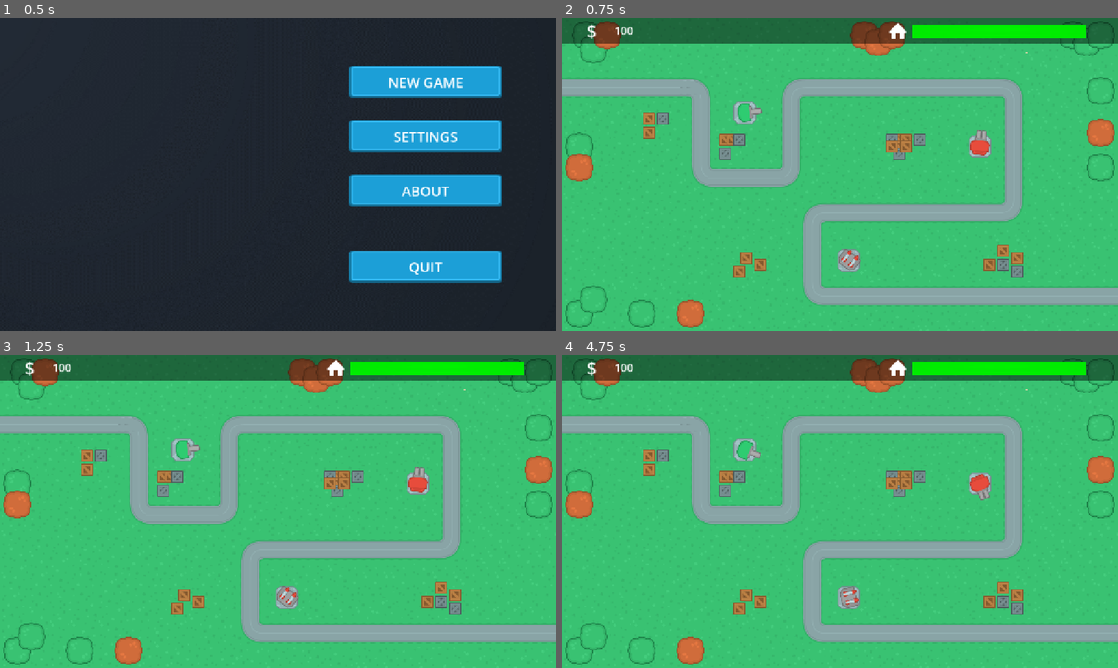
Above: before the commit, frames 1-4 (two rows, left to right).
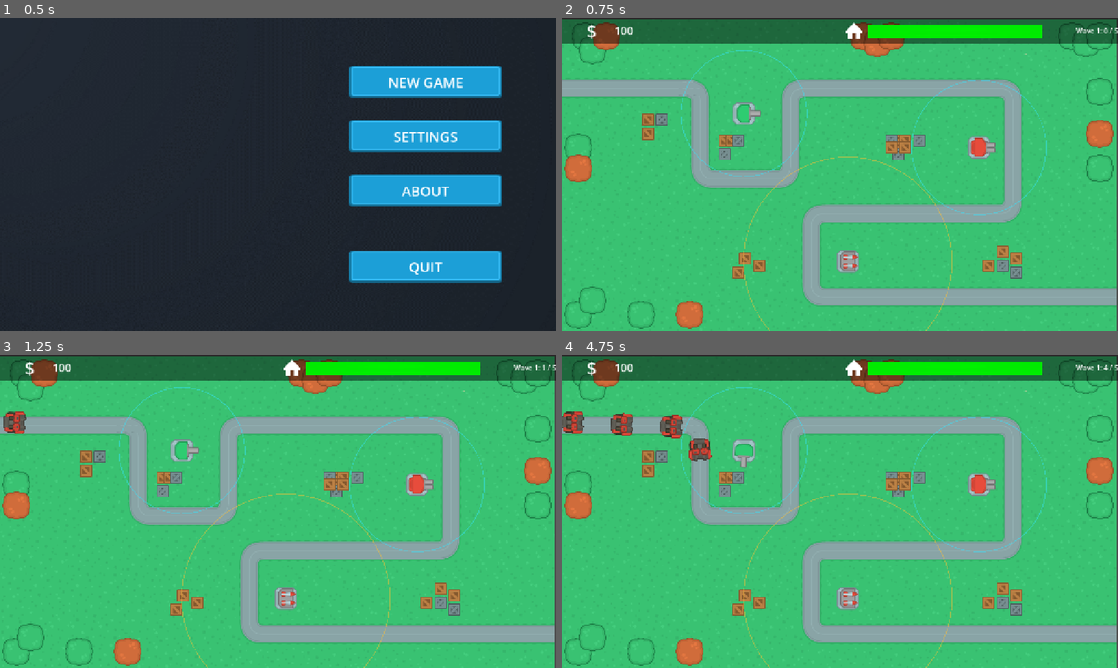
Above: after the commit, the same moments.

Repository: tophr11/Tiny-Treads
Game: Godot game, scene res://scene_handler.tscn
Same seed, same stepped clock (60 frames per second), same inputs: the game is played once before the commit and once after it.
Inputs (mouse positions are in pixels of both pictures, inside the frame that each line leads up to):
- Up to frame 1 (0.5 s): no input
- Up to frame 2 (0.75 s): click "NEW GAME" at 0.5 s
- Up to frame 3 (1.25 s): no input
- Up to frame 4 (4.75 s): move the mouse to (962, 495) at 1.27 s; move the mouse to (728, 527) at 2.02 s; move the mouse to (895, 442) at 2.77 s; move the mouse to (812, 574) at 3.52 s; move the mouse to (1006, 558) at 4.27 s

Frame 1 is identical in both runs. In frame 2, 6.0% of the frame differs, in the area x 0-100%, y 0-100%; in frame 3, 6.2%; in frame 4, 7.0%.

Commit message:
all done

Diff:
--- /dev/null
+++ b/EnemyTank.gd
@@ -0,0 +1,54 @@
+extends Node2D
+
+@export var speed: float = 95.0
+@export var max_hp: float = 150.0
+
+var hp: float = 150.0
+var waypoints: Array[Vector2] = []
+var current_index: int = 0
+var moving: bool = false
+
+func _ready() -> void:
+	hp = max_hp
+
+func start_path(points: Array[Vector2]) -> void:
+	waypoints = points.duplicate()
+	current_index = 0
+	if waypoints.size() > 0:
+		global_position = waypoints[0]
+		current_index = 1
+		moving = current_index < waypoints.size()
+		if moving:
+			_face_point(waypoints[current_index])
+
+func _process(delta: float) -> void:
+	if not moving or current_index >= waypoints.size():
+		return
+
+	var target_pos: Vector2 = waypoints[current_index]
+	var to_target: Vector2 = target_pos - global_position
+	var step: float = speed * delta
+
+	if to_target.length() <= step:
+		global_position = target_pos
+		current_index += 1
+		if current_index >= waypoints.size():
+			moving = false
+			queue_free()
+		else:
+			_face_point(waypoints[current_index])
+	else:
+		var dir: Vector2 = to_target.normalized()
+		global_position += dir * step
+		_face_point(target_pos)
+
+func _face_point(point: Vector2) -> void:
+	var dir: Vector2 = (point - global_position).normalized()
+	if dir.length() > 0.0:
+		rotation = dir.angle() + PI / 2.0
+
+func take_damage(amount: float) -> void:
+	hp -= amount
+	if hp <= 0.0:
+		moving = false
+		queue_free()
--- /dev/null
+++ b/EnemyTank.tscn
@@ -0,0 +1,10 @@
+[gd_scene format=3 uid="uid://dx1xo8yfr6wub"]
+
+[ext_resource type="Script" uid="uid://do0smvjfe8857" path="res://EnemyTank.gd" id="1_kti50"]
+[ext_resource type="Texture2D" uid="uid://bpdcbiut2ofdq" path="res://Assets/Enemies/tank_bigRed.png" id="2_8in6l"]
+
+[node name="EnemyTank" type="Node2D" unique_id=75103527]
+script = ExtResource("1_kti50")
+
+[node name="Sprite2D" type="Sprite2D" parent="." unique_id=418222188]
+texture = ExtResource("2_8in6l")
--- /dev/null
+++ b/Scenes/MainScene/WaveSpawner.gd
@@ -0,0 +1,54 @@
+extends Node2D
+
+@export var tank_scene: PackedScene
+@export var wave_1_tank_count: int = 5
+@export var spawn_interval: float = 1.2
+
+var waypoints: Array[Vector2] = []
+var spawned_in_wave: int = 0
+
+@onready var waypoints_node: Node2D = $Waypoints
+@onready var enemies_node: Node2D = $Enemies
+@onready var projectiles_node: Node2D = $Projectiles
+@onready var spawn_timer: Timer = $SpawnTimer
+@onready var wave_label: Label = $UI/HUD/InfoBar/H/WaveLabel
+
+func _ready() -> void:
+	for child in waypoints_node.get_children():
+		if child is Marker2D:
+			waypoints.append(child.global_position)
+
+	spawn_timer.wait_time = spawn_interval
+	spawn_timer.one_shot = true
+	spawn_timer.timeout.connect(_spawn_single_tank)
+
+	_setup_all_turrets(self)
+	_update_wave_ui(0)
+
+	# Auto-start Wave 1 shortly after the scene loads
+	await get_tree().create_timer(0.5).timeout
+	_spawn_single_tank()
+
+func _setup_all_turrets(node: Node) -> void:
+	for child in node.get_children():
+		if child.has_method("setup_turret"):
+			child.setup_turret(enemies_node, projectiles_node)
+		_setup_all_turrets(child)
+
+func _spawn_single_tank() -> void:
+	if spawned_in_wave >= wave_1_tank_count or tank_scene == null:
+		return
+
+	var tank = tank_scene.instantiate()
+	enemies_node.add_child(tank)
+	tank.start_path(waypoints)
+
+	spawned_in_wave += 1
+	_update_wave_ui(spawned_in_wave)
+
+	if spawned_in_wave < wave_1_tank_count:
+		spawn_timer.start(spawn_interval)
+
+func _update_wave_ui(spawned_count: int) -> void:
+	if wave_label != null:
+		wave_label.text = "Wave 1: %d / %d" % [spawned_count, wave_1_tank_count]
--- a/Scenes/MainScene/game_scene.tscn
+++ b/Scenes/MainScene/game_scene.tscn
@@ -1,12 +1,17 @@
 [gd_scene format=3 uid="uid://dw6golucswwyg"]
 
 [ext_resource type="PackedScene" uid="uid://pg2svuyfvwae" path="res://map_1.tscn" id="1_hgix8"]
+[ext_resource type="Script" uid="uid://cqs3ag8iw52ii" path="res://Scenes/MainScene/WaveSpawner.gd" id="1_q3m76"]
 [ext_resource type="Texture2D" uid="uid://c1dsgdnh541g" path="res://art/home.png" id="2_717br"]
+[ext_resource type="PackedScene" uid="uid://dx1xo8yfr6wub" path="res://EnemyTank.tscn" id="2_naliy"]
 [ext_resource type="Texture2D" uid="uid://ck5skuwq1736q" path="res://art/hpbartry.jpg" id="3_3s2c2"]
 
 [node name="GameScene" type="Node2D" unique_id=35846598]
+script = ExtResource("1_q3m76")
+tank_scene = ExtResource("2_naliy")
 
 [node name="Map1" parent="." unique_id=1902654503 instance=ExtResource("1_hgix8")]
+position = Vector2(-2, 2)
 
 [node name="UI" type="CanvasLayer" parent="." unique_id=1578442341]
 
@@ -71,7 +76,48 @@
 custom_minimum_size = Vector2(70, 0)
 layout_mode = 2
 
-[node name="Label" type="Label" parent="UI/HUD/InfoBar" unique_id=1236755114]
-layout_mode = 0
-offset_right = 40.0
-offset_bottom = 23.0
+[node name="WaveLabel" type="Label" parent="UI/HUD/InfoBar/H" unique_id=2032511253]
+layout_mode = 2
+
+[node name="Waypoints" type="Node2D" parent="." unique_id=2110094263]
+
+[node name="Marker2D" type="Marker2D" parent="Waypoints" unique_id=696345512]
+position = Vector2(18, 155)
+
+[node name="Marker2D2" type="Marker2D" parent="Waypoints" unique_id=1409931582]
+position = Vector2(315, 167)
+
+[node name="Marker2D3" type="Marker2D" parent="Waypoints" unique_id=1424082446]
+position = Vector2(325, 359)
+
+[node name="Marker2D4" type="Marker2D" parent="Waypoints" unique_id=1537345666]
+position = Vector2(524, 359)
+
+[node name="Marker2D5" type="Marker2D" parent="Waypoints" unique_id=1027580151]
+position = Vector2(530, 167)
+
+[node name="Marker2D6" type="Marker2D" parent="Waypoints" unique_id=976574535]
+position = Vector2(1037, 168)
+
+[node name="Marker2D7" type="Marker2D" parent="Waypoints" unique_id=855829989]
+position = Vector2(1036, 436)
+
+[node name="Marker2D8" type="Marker2D" parent="Waypoints" unique_id=1739965494]
+position = Vector2(591, 452)
+
+[node name="Marker2D9" type="Marker2D" parent="Waypoints" unique_id=784411584]
+position = Vector2(592, 639)
+
+[node name="Marker2D10" type="Marker2D" parent="Waypoints" unique_id=1609171143]
+position = Vector2(907, 640)
+
+[node name="Marker2D11" type="Marker2D" parent="Waypoints" unique_id=1796586290]
+position = Vector2(1329, 637)
+
+[node name="Enemies" type="Node2D" parent="." unique_id=167578423]
+
+[node name="SpawnTimer" type="Timer" parent="." unique_id=560420602]
+wait_time = 1.2
+one_shot = true
+
+[node name="Projectiles" type="Node2D" parent="." unique_id=243212515]
--- a/Scenes/Turrets/gun_t_1.gd
+++ b/Scenes/Turrets/gun_t_1.gd
@@ -1 +1,69 @@
-extends "res://Scenes/Turrets/Turrets.gd"
+extends Node2D
+
+@export var attack_range: float = 145.0
+@export var damage: float = 10.0
+@export var fire_cooldown: float = 1.2
+@export var splash_radius: float = 45.0
+@export var projectile_scene: PackedScene
+@export var draw_range_ring: bool = true
+
+var cooldown_left: float = 0.0
+var enemies_parent: Node
+var projectiles_parent: Node
+
+func setup_turret(enemies_node: Node, proj_node: Node) -> void:
+	enemies_parent = enemies_node
+	projectiles_parent = proj_node
+	queue_redraw()
+
+func _process(delta: float) -> void:
+	if cooldown_left > 0.0:
+		cooldown_left -= delta
+
+	var target: Node2D = _find_nearest_enemy()
+	if target != null:
+		var dir: Vector2 = (target.global_position - global_position).normalized()
+		rotation = dir.angle() - PI / 2.0
+		if cooldown_left <= 0.0:
+			_fire(target)
+			cooldown_left = fire_cooldown
+
+func _find_nearest_enemy() -> Node2D:
+	if enemies_parent == null or not is_instance_valid(enemies_parent):
+		enemies_parent = get_tree().current_scene.get_node_or_null("Enemies")
+	if enemies_parent == null or not is_instance_valid(enemies_parent):
+		return null
+
+	var closest: Node2D = null
+	var min_dist: float = INF
+
+	for enemy in enemies_parent.get_children():
+		if enemy == null or not is_instance_valid(enemy) or enemy.is_queued_for_deletion():
+			continue
+		# Euclidean Distance Formula: d = sqrt((x2 - x1)^2 + (y2 - y1)^2)
+		var dx: float = enemy.global_position.x - global_position.x
+		var dy: float = enemy.global_position.y - global_position.y
+		var dist: float = sqrt(dx * dx + dy * dy)
+
+		if dist <= attack_range and dist < min_dist:
+			min_dist = dist
+			closest = enemy
+
+	return closest
+
+func _fire(target: Node2D) -> void:
+	if projectile_scene == null:
+		return
+	if projectiles_parent == null or not is_instance_valid(projectiles_parent):
+		projectiles_parent = get_tree().current_scene.get_node_or_null("Projectiles")
+	if projectiles_parent == null or not is_instance_valid(projectiles_parent):
+		return
+
+	var proj = projectile_scene.instantiate()
+	projectiles_parent.add_child(proj)
+	var enemies_ref: Node = enemies_parent if (enemies_parent != null and is_instance_valid(enemies_parent)) else get_tree().current_scene.get_node_or_null("Enemies")
+	proj.init_projectile(global_position, target, damage, splash_radius, enemies_ref)
+
+func _draw() -> void:
+	if draw_range_ring:
+		draw_arc(Vector2.ZERO, attack_range, 0.0, TAU, 64, Color(0.2, 0.9, 1.0, 0.45), 2.0)
--- a/Scenes/Turrets/gun_t_2.gd
+++ b/Scenes/Turrets/gun_t_2.gd
@@ -1 +1,69 @@
-extends "res://Scenes/Turrets/Turrets.gd"
+extends Node2D
+
+@export var attack_range: float = 155.0
+@export var damage: float = 22.0
+@export var fire_cooldown: float = 1.05
+@export var splash_radius: float = 65.0
+@export var projectile_scene: PackedScene
+@export var draw_range_ring: bool = true
+
+var cooldown_left: float = 0.0
+var enemies_parent: Node
+var projectiles_parent: Node
+
+func setup_turret(enemies_node: Node, proj_node: Node) -> void:
+	enemies_parent = enemies_node
+	projectiles_parent = proj_node
+	queue_redraw()
+
+func _process(delta: float) -> void:
+	if cooldown_left > 0.0:
+		cooldown_left -= delta
+
+	var target: Node2D = _find_nearest_enemy()
+	if target != null:
+		var dir: Vector2 = (target.global_position - global_position).normalized()
+		rotation = dir.angle() - PI / 2.0
+		if cooldown_left <= 0.0:
+			_fire(target)
+			cooldown_left = fire_cooldown
+
+func _find_nearest_enemy() -> Node2D:
+	if enemies_parent == null or not is_instance_valid(enemies_parent):
+		enemies_parent = get_tree().current_scene.get_node_or_null("Enemies")
+	if enemies_parent == null or not is_instance_valid(enemies_parent):
+		return null
+
+	var closest: Node2D = null
+	var min_dist: float = INF
+
+	for enemy in enemies_parent.get_children():
+		if enemy == null or not is_instance_valid(enemy) or enemy.is_queued_for_deletion():
+			continue
+		# Euclidean Distance Formula: d = sqrt((x2 - x1)^2 + (y2 - y1)^2)
+		var dx: float = enemy.global_position.x - global_position.x
+		var dy: float = enemy.global_position.y - global_position.y
+		var dist: float = sqrt(dx * dx + dy * dy)
+
+		if dist <= attack_range and dist < min_dist:
+			min_dist = dist
+			closest = enemy
+
+	return closest
+
+func _fire(target: Node2D) -> void:
+	if projectile_scene == null:
+		return
+	if projectiles_parent == null or not is_instance_valid(projectiles_parent):
+		projectiles_parent = get_tree().current_scene.get_node_or_null("Projectiles")
+	if projectiles_parent == null or not is_instance_valid(projectiles_parent):
+		return
+
+	var proj = projectile_scene.instantiate()
+	projectiles_parent.add_child(proj)
+	var enemies_ref: Node = enemies_parent if (enemies_parent != null and is_instance_valid(enemies_parent)) else get_tree().current_scene.get_node_or_null("Enemies")
+	proj.init_projectile(global_position, target, damage, splash_radius, enemies_ref)
+
+func _draw() -> void:
+	if draw_range_ring:
+		draw_arc(Vector2.ZERO, attack_range, 0.0, TAU, 64, Color(0.2, 0.9, 1.0, 0.45), 2.0)
--- a/Scenes/Turrets/missile_t_1.gd
+++ b/Scenes/Turrets/missile_t_1.gd
@@ -1 +1,65 @@
-extends "res://Scenes/Turrets/Turrets.gd"
+extends Node2D
+
+@export var attack_range: float = 240.0
+@export var damage: float = 55.0
+@export var fire_cooldown: float = 0.85
+@export var splash_radius: float = 0.0
+@export var projectile_scene: PackedScene
+@export var draw_range_ring: bool = true
+
+var cooldown_left: float = 0.0
+var enemies_parent: Node2D
+var projectiles_parent: Node2D
+
+func setup_turret(enemies_node: Node2D, proj_node: Node2D) -> void:
+	enemies_parent = enemies_node
+	projectiles_parent = proj_node
+	queue_redraw()
+
+func _process(delta: float) -> void:
+	if cooldown_left > 0.0:
+		cooldown_left -= delta
+
+	var target: Node2D = _find_nearest_enemy()
+	if target != null:
+		var dir: Vector2 = (target.global_position - global_position).normalized()
+		rotation = dir.angle() - PI / 2.0
+		if cooldown_left <= 0.0:
+			_fire(target)
+			cooldown_left = fire_cooldown
+
+func _find_nearest_enemy() -> Node2D:
+	if not is_instance_valid(enemies_parent):
+		return null
+
+	var closest: Node2D = null
+	var min_dist: float = INF
+
+	for enemy in enemies_parent.get_children():
+		# Euclidean Distance Formula: d = sqrt((x2 - x1)^2 + (y2 - y1)^2)
+		var dx: float = enemy.global_position.x - global_position.x
+		var dy: float = enemy.global_position.y - global_position.y
+		var dist: float = sqrt(dx * dx + dy * dy)
+
+		if dist <= attack_range and dist < min_dist:
+			min_dist = dist
+			closest = enemy
+
+	return closest
+
+func _fire(target: Node2D) -> void:
+	if projectile_scene == null:
+		return
+	if not is_instance_valid(projectiles_parent):
+		projectiles_parent = get_tree().current_scene.get_node_or_null("Projectiles")
+	if not is_instance_valid(projectiles_parent):
+		return
+
+	var proj = projectile_scene.instantiate()
+	projectiles_parent.add_child(proj)
+	var enemies_ref := enemies_parent if is_instance_valid(enemies_parent) else get_tree().current_scene.get_node_or_null("Enemies")
+	proj.init_projectile(global_position, target, damage, splash_radius, enemies_ref)
+
+func _draw() -> void:
+	if draw_range_ring:
+		draw_arc(Vector2.ZERO, attack_range, 0.0, TAU, 64, Color(1.0, 0.75, 0.2, 0.45), 2.0)
--- /dev/null
+++ b/Turret.gd
@@ -0,0 +1,69 @@
+extends Node2D
+
+@export var is_cannon: bool = false
+@export var attack_range: float = 220.0
+@export var damage: float = 25.0
+@export var fire_cooldown: float = 0.75
+@export var splash_radius: float = 65.0
+@export var projectile_scene: PackedScene
+@export var draw_range_ring: bool = true
+
+var cooldown_left: float = 0.0
+var enemies_parent: Node2D
+var projectiles_parent: Node2D
+
+func setup_turret(enemies_node: Node2D, proj_node: Node2D) -> void:
+	enemies_parent = enemies_node
+	projectiles_parent = proj_node
+	if is_cannon:
+		attack_range = 145.0
+		damage = 35.0
+		fire_cooldown = 1.3
+	else:
+		attack_range = 230.0
+		damage = 22.0
+		fire_cooldown = 0.7
+		splash_radius = 0.0
+	queue_redraw()
+
+func _process(delta: float) -> void:
+	if cooldown_left > 0.0:
+		cooldown_left -= delta
+
+	var target: Node2D = _find_nearest_enemy()
+	if target != null:
+		var dir: Vector2 = (target.global_position - global_position).normalized()
+		rotation = dir.angle() - PI / 2.0
+		if cooldown_left <= 0.0:
+			_fire(target)
+			cooldown_left = fire_cooldown
+
+func _find_nearest_enemy() -> Node2D:
+	if not is_instance_valid(enemies_parent):
+		return null
+
+	var closest: Node2D = null
+	var min_dist: float = INF
+
+	for enemy in enemies_parent.get_children():
+		# Distance formula: d = sqrt((x2 - x1)^2 + (y2 - y1)^2)
+		var dx: float = enemy.global_position.x - global_position.x
+		var dy: float = enemy.global_position.y - global_position.y
+		var dist: float = sqrt(dx * dx + dy * dy)
+
+		if dist <= attack_range and dist < min_dist:
+			min_dist = dist
+			closest = enemy
+
+	return closest
+
+func _fire(target: Node2D) -> void:
+	if projectile_scene == null or not is_instance_valid(projectiles_parent):
+		return
+	var proj = projectile_scene.instantiate()
+	projectiles_parent.add_child(proj)
+	proj.init_projectile(global_position, target, damage, splash_radius, enemies_parent)
+
+func _draw() -> void:
+	if draw_range_ring:
+		draw_arc(Vector2.ZERO, attack_range, 0.0, TAU, 64, Color(0.2, 0.9, 1.0, 0.45), 2.0)
--- a/map_1.tscn
+++ b/map_1.tscn
@@ -7,6 +7,7 @@
 [ext_resource type="Texture2D" uid="uid://bft23qnv30ae2" path="res://Assets/Environments/Props/treeGreen_large.png" id="5_qukn1"]
 [ext_resource type="PackedScene" uid="uid://d22vuql8n3ljq" path="res://Scenes/Turrets/gun_t_1.tscn" id="6_ud82j"]
 [ext_resource type="PackedScene" uid="uid://cpg6gi0hniyo0" path="res://Scenes/Turrets/gun_t_2.tscn" id="7_1dan6"]
+[ext_resource type="PackedScene" uid="uid://gmq6p0oid5c1" path="res://projectiles.tscn" id="7_2421v"]
 [ext_resource type="PackedScene" uid="uid://c5kgphmovscsf" path="res://Scenes/Turrets/missile_t_1.tscn" id="8_6gr1l"]
 
 [sub_resource type="TileSetAtlasSource" id="TileSetAtlasSource_lolil"]
@@ -1370,9 +1371,12 @@
 
 [node name="GunT1" parent="Turrets" unique_id=527222801 instance=ExtResource("6_ud82j")]
 position = Vector2(421, 218)
+projectile_scene = ExtResource("7_2421v")
 
 [node name="GunT2" parent="Turrets" unique_id=780323676 instance=ExtResource("7_1dan6")]
 position = Vector2(962, 296)
+projectile_scene = ExtResource("7_2421v")
 
 [node name="MissileT1" parent="Turrets" unique_id=53305900 instance=ExtResource("8_6gr1l")]
 position = Vector2(660, 558)
+projectile_scene = ExtResource("7_2421v")
--- /dev/null
+++ b/projectile.gd
@@ -0,0 +1,105 @@
+extends Node2D
+
+var target: Node2D = null
+var aim_pos: Vector2 = Vector2.ZERO
+@export var speed: float = 460.0
+@export var damage: float = 20.0
+@export var splash_radius: float = 0.0
+@export var point_radius: float = 6.0
+@export var point_color: Color = Color(1.0, 0.85, 0.15, 1.0)
+
+var enemies_parent: Node
+var has_initialized: bool = false
+
+func init_projectile(start_pos: Vector2, enemy_target: Node2D, dmg: float, blast_r: float, enemies_node: Node) -> void:
+	global_position = start_pos
+	target = enemy_target
+	if target != null and is_instance_valid(target):
+		aim_pos = target.global_position
+	else:
+		aim_pos = start_pos + Vector2.RIGHT * 100.0
+	damage = dmg
+	splash_radius = blast_r
+	enemies_parent = enemies_node
+	has_initialized = true
+	queue_redraw()
+
+func _process(delta: float) -> void:
+	if not has_initialized:
+		return
+
+	if target != null and is_instance_valid(target) and not target.is_queued_for_deletion():
+		aim_pos = target.global_position
+
+	var to_aim: Vector2 = aim_pos - global_position
+	var step: float = speed * delta
+
+	if to_aim.length() <= max(step, 8.0):
+		_on_hit()
+	else:
+		var dir: Vector2 = to_aim.normalized()
+		global_position += dir * step
+		rotation = dir.angle() - PI / 2.0
+		queue_redraw()
+
+func _on_hit() -> void:
+	_spawn_hit_point(global_position)
+
+	if enemies_parent == null or not is_instance_valid(enemies_parent):
+		enemies_parent = get_tree().current_scene.get_node_or_null("Enemies")
+
+	if splash_radius > 0.0 and enemies_parent != null and is_instance_valid(enemies_parent):
+		# Euclidean Distance Formula: d = sqrt((x2 - x1)^2 + (y2 - y1)^2)
+		for enemy in enemies_parent.get_children():
+			if enemy == null or not is_instance_valid(enemy) or enemy.is_queued_for_deletion():
+				continue
+			var dx: float = enemy.global_position.x - global_position.x
+			var dy: float = enemy.global_position.y - global_position.y
+			var dist: float = sqrt(dx * dx + dy * dy)
+			if dist <= splash_radius:
+				_apply_damage(enemy)
+	elif target != null and is_instance_valid(target) and not target.is_queued_for_deletion():
+		_apply_damage(target)
+
+	queue_free()
+
+func _apply_damage(enemy: Node) -> void:
+	if enemy.has_method("take_damage"):
+		enemy.take_damage(damage)
+	elif "hp" in enemy:
+		enemy.hp -= damage
+		if enemy.hp <= 0:
+			enemy.queue_free()
+
+func _spawn_hit_point(hit_pos: Vector2) -> void:
+	var parent_container: Node = get_parent()
+	if parent_container == null:
+		return
+	var flash := _HitPointFlash.new()
+	flash.global_position = hit_pos
+	flash.color = point_color
+	flash.radius = point_radius * 1.5
+	parent_container.add_child(flash)
+
+func _draw() -> void:
+	# Bright bullet point core + outer glow so shots are clearly visible
+	draw_circle(Vector2.ZERO, point_radius * 1.4, Color(point_color.r, point_color.g, point_color.b, 0.35))
+	draw_circle(Vector2.ZERO, point_radius, point_color)
+
+class _HitPointFlash:
+	extends Node2D
+
+	var color: Color = Color(1.0, 0.85, 0.15, 1.0)
+	var radius: float = 9.0
+	var life: float = 0.14
+
+	func _process(delta: float) -> void:
+		life -= delta
+		if life <= 0.0:
+			queue_free()
+			return
+		queue_redraw()
+
+	func _draw() -> void:
+		var alpha: float = clampf(life / 0.14, 0.0, 1.0)
+		draw_circle(Vector2.ZERO, radius, Color(color.r, color.g, color.b, alpha))
--- /dev/null
+++ b/projectiles.tscn
@@ -0,0 +1,15 @@
+[gd_scene format=3 uid="uid://gmq6p0oid5c1"]
+
+[ext_resource type="Script" uid="uid://b7t7qubak420d" path="res://projectile.gd" id="1_bbdvs"]
+[ext_resource type="Texture2D" uid="uid://cd2d2pc2ei7k3" path="res://Assets/Towers/towerDefense_tile251.png" id="2_g61kk"]
+
+[node name="Projectiles" type="Node2D" unique_id=96662923]
+script = ExtResource("1_bbdvs")
+
+[node name="Projectile" type="Sprite2D" parent="." unique_id=2094892097]
+script = ExtResource("1_bbdvs")
+
+[node name="Sprite2D" type="Sprite2D" parent="Projectile" unique_id=189223131]
+modulate = Color(1, 0.8784314, 0.4, 1)
+rotation = 1.5987216
+texture = ExtResource("2_g61kk")
Not shown, added: EnemyTank.gd.uid
Not shown, added: Scenes/MainScene/WaveSpawner.gd.uid
Not shown, added: Turret.gd.uid
Not shown, added: export_presets.cfg
Not shown, added: projectile.gd.uid
Not shown, added: Tiny Treads.console.exe
Not shown, added: Tiny Treads.exe
Not shown, added: Tiny Treads.pck
